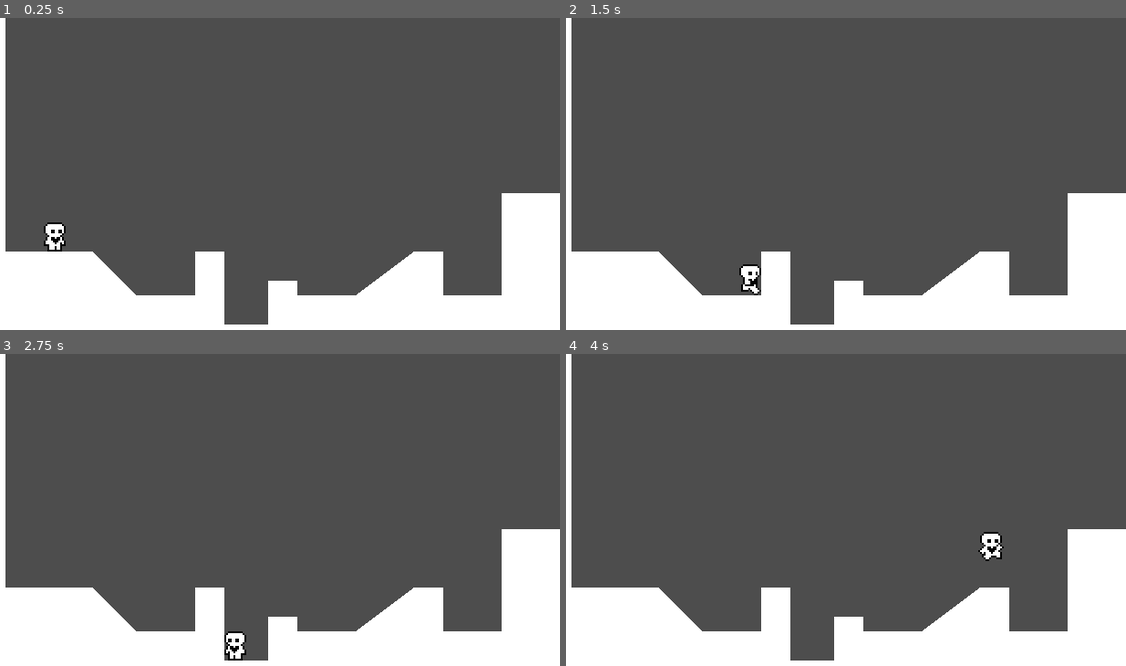
Above: before the commit, frames 1-4 (two rows, left to right).
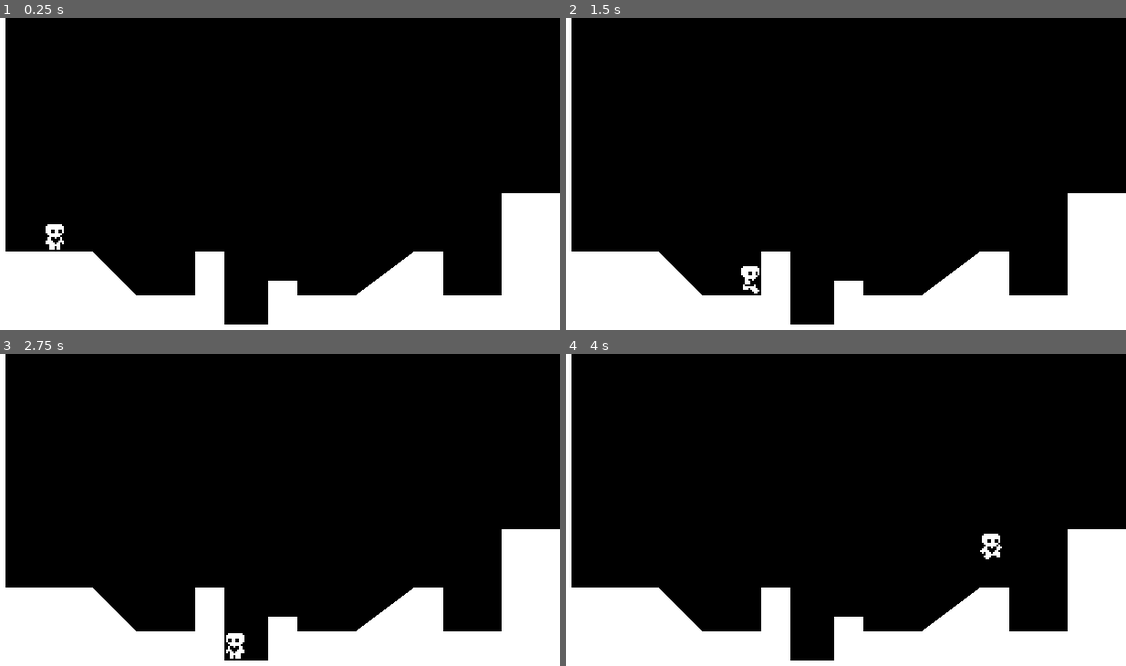
Above: after the commit, the same moments.

Repository: Hitchhiker-Dave/Heart_Beast_Tutorial_Godot4
Game: Godot game, scene res://world.tscn
The game is run twice, just before and just after one commit, with the same random seed, the same clock (stepped at 60 frames per second) and the same inputs.
Inputs:
- Up to frame 1 (0.25 s): no input
- Up to frame 2 (1.5 s): tap Enter (ui_accept) at 0.5, 0.77 s; hold Right (ui_right) from 0.53 s (still down)
- Up to frame 3 (2.75 s): tap Enter (ui_accept) at 1.52 s; release Right (ui_right) at 2.03 s; hold Left (ui_left) from 2.03 s (still down)
- Up to frame 4 (4 s): tap Enter (ui_accept) at 2.75, 3.02, 3.77 s; release Left (ui_left) at 2.78 s; hold Right (ui_right) from 2.78 s (still down)

The runs differ from the first frame. In frame 1, 80% of the frame differs, in the area x 0-100%, y 0-99%; in frame 2, 80%; in frame 3, 80%; in frame 4, 80%.

Commit message:
Coyote time fiddling
attempted to fix the coyote time problem without switching the collision box shape. No success yet

Diff:
--- a/player.gd
+++ b/player.gd
@@ -3,6 +3,7 @@
 extends CharacterBody2D
 
 @onready var animated_sprite_2d = $AnimatedSprite2D
+@onready var coyote_jump_timer = $CoyoteJumpTimer
 
 #Variables not from the template
 const ACCELERATION = 800
@@ -11,20 +12,28 @@
 #template variables
 const SPEED = 100.0
 const JUMP_VELOCITY = -250.0
+var count = 0
+#Custom Var
+# var was_on_floor
+# var just_left_ledge
 
 # Get the gravity from the project settings to be synced with RigidBody nodes.
 var gravity = ProjectSettings.get_setting("physics/2d/default_gravity")
+
+func _ready():
+	pass
 
 func apply_gravity(delta):
 	if not is_on_floor():
 		velocity.y += gravity * delta
 
 func handle_jump():
-	if is_on_floor():
+
+	if is_on_floor() or coyote_jump_timer.time_left > 0.0:
 		if Input.is_action_just_pressed("ui_accept"):
 			velocity.y = JUMP_VELOCITY #move and slide applies delta when changing velocity
 
-	else: #Handling for Short Hops
+	if not is_on_floor(): #Handling for Short Hops; not an else statement due to coyote time condition above
 		if Input.is_action_just_released("ui_accept") and velocity.y < JUMP_VELOCITY / 2: #If in the air and the jump key is released
 			velocity.y = JUMP_VELOCITY / 2
 
@@ -63,6 +72,15 @@
 
 	apply_friction(direction, delta)
 
+	#what if I somehow detect if player is next to a floor x distance away?
+	var was_on_floor = is_on_floor() #detects if player was on floor during last frame
+
 	update_animations(direction)
+	#coyote time; problem: because I am using a circle collider, there's an issue w/ when coyote time activates
+	var just_left_ledge = was_on_floor and not is_on_floor() and velocity.y >= 0
+	if just_left_ledge:
+		count += 1
+		print("Coyote Time", count)
+		coyote_jump_timer.start()
 
 	move_and_slide()
--- a/player.tscn
+++ b/player.tscn
@@ -95,3 +95,7 @@
 position = Vector2(0, -8)
 scale = Vector2(0.25, 0.25)
 shape = SubResource("CapsuleShape2D_k2jte")
+
+[node name="CoyoteJumpTimer" type="Timer" parent="."]
+wait_time = 0.2
+one_shot = true
--- a/world.gd
+++ b/world.gd
@@ -5,6 +5,7 @@
 @onready var polygon2d = $StaticBody2D/CollisionPolygon2D/Polygon2D
 
 func _ready():
+	RenderingServer.set_default_clear_color(Color.BLACK) #set background to black (doesn't effect foreground)
 	polygon2d.polygon = collision_polygon_2d.polygon
 
 func _process(_delta):
